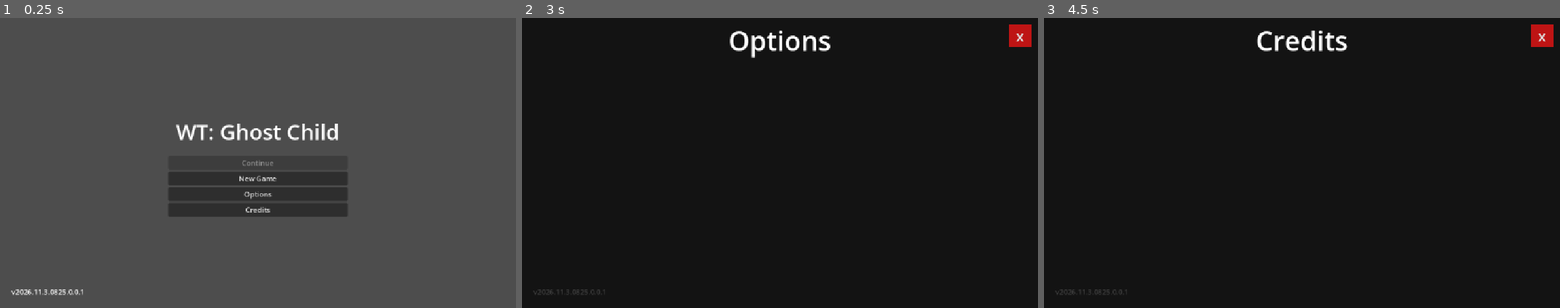
Above: before the commit, frames 1-3 (left to right).
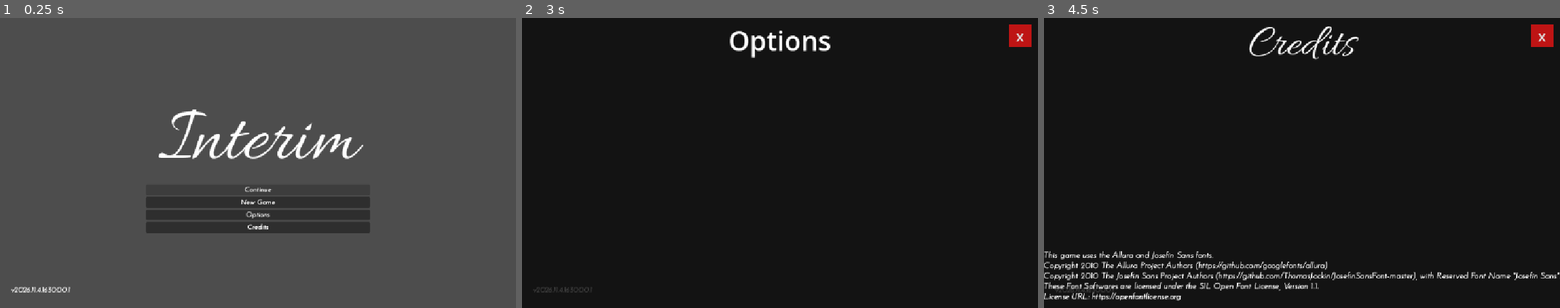
Above: after the commit, the same moments.

Repository: CyberSugarStudios/GitHub-Game-Off-2026
Game: Godot game, scene res://scenes/ui/title_screen.tscn
The game is run twice, just before and just after one commit, with the same random seed, the same clock (stepped at 60 frames per second) and the same inputs. This scene is started directly instead of the project's main scene.
Inputs:
- Up to frame 1 (0.25 s): no input
- Up to frame 2 (3 s): click "New Game" at 0.5 s; click "New Game" at 1.25 s; click "New Game" at 2 s; click "Options" at 2.75 s
- Up to frame 3 (4.5 s): click "x" at 3.5 s; click "Credits" at 4.25 s

The runs differ from the first frame. In frame 1, 7.1% of the frame differs, in the area x 2-72%, y 31-96%; in frame 2, less than 0.1%; in frame 3, 4.0%.

Commit message:
Import fonts

Diff:
--- a/ghgo2026/project.godot
+++ b/ghgo2026/project.godot
@@ -11,7 +11,7 @@
 [application]
 
 config/name="GHGO2026"
-config/version="2026.11.3.0825.0.0.1"
+config/version="2026.11.4.1630.0.0.1"
 run/main_scene="uid://mkfk5y7y41xb"
 config/features=PackedStringArray("4.7", "GL Compatibility")
 
--- a/ghgo2026/scenes/ui/title_screen.tscn
+++ b/ghgo2026/scenes/ui/title_screen.tscn
@@ -1,14 +1,23 @@
 [gd_scene format=3 uid="uid://t7qmmk1hf22j"]
 
 [ext_resource type="Script" uid="uid://cui1imxye4xc8" path="res://scripts/ui/title_screen.gd" id="1_eb34j"]
+[ext_resource type="FontFile" uid="uid://ck20mjju8iqx7" path="res://assets/fonts/Allura-Regular.ttf" id="2_w8uqo"]
+[ext_resource type="FontFile" uid="uid://u8yid5ttfx8s" path="res://assets/fonts/JosefinSans-Italic-VariableFont_wght.ttf" id="3_a4ium"]
 
 [sub_resource type="StyleBoxFlat" id="StyleBoxFlat_53m36"]
 bg_color = Color(0.74509805, 0.078431375, 0.078431375, 1)
 
-[node name="TitleScreen" type="CanvasLayer" unique_id=1005364504]
+[node name="TitleScreen" type="Control" unique_id=677689258]
+layout_mode = 3
+anchors_preset = 15
+anchor_right = 1.0
+anchor_bottom = 1.0
+grow_horizontal = 2
+grow_vertical = 2
 script = ExtResource("1_eb34j")
 
 [node name="VersionNumberLabel" type="Label" parent="." unique_id=1088067038]
+layout_mode = 1
 anchors_preset = 2
 anchor_top = 1.0
 anchor_bottom = 1.0
@@ -17,9 +26,13 @@
 offset_right = 70.0
 offset_bottom = -25.0
 grow_vertical = 0
+theme_override_colors/font_outline_color = Color(1, 1, 1, 1)
+theme_override_constants/outline_size = 2
+theme_override_fonts/font = ExtResource("3_a4ium")
 text = "v0.0.1"
 
 [node name="GameTitleAndButtons" type="VBoxContainer" parent="." unique_id=1383451429]
+layout_mode = 1
 anchors_preset = 8
 anchor_left = 0.5
 anchor_top = 0.5
@@ -33,10 +46,11 @@
 grow_vertical = 2
 
 [node name="GameTitle(WorkingTitle)" type="RichTextLabel" parent="GameTitleAndButtons" unique_id=401937619]
-custom_minimum_size = Vector2(400, 100)
-layout_mode = 2
-theme_override_font_sizes/normal_font_size = 48
-text = "WT: Ghost Child"
+custom_minimum_size = Vector2(500, 200)
+layout_mode = 2
+theme_override_fonts/normal_font = ExtResource("2_w8uqo")
+theme_override_font_sizes/normal_font_size = 178
+text = "Interim"
 scroll_active = false
 horizontal_alignment = 1
 vertical_alignment = 1
@@ -46,24 +60,39 @@
 
 [node name="ContinueGameButton" type="Button" parent="GameTitleAndButtons/TitleButtons" unique_id=1996352329]
 layout_mode = 2
+theme_override_colors/font_outline_color = Color(1, 1, 1, 1)
+theme_override_constants/outline_size = 2
+theme_override_fonts/font = ExtResource("3_a4ium")
 disabled = true
 text = "Continue"
 
 [node name="NewGameButton" type="Button" parent="GameTitleAndButtons/TitleButtons" unique_id=534820059]
 layout_mode = 2
+theme_override_colors/font_outline_color = Color(1, 1, 1, 1)
+theme_override_constants/outline_size = 2
+theme_override_fonts/font = ExtResource("3_a4ium")
 text = "New Game"
 
 [node name="OptionsButton" type="Button" parent="GameTitleAndButtons/TitleButtons" unique_id=9048306]
 layout_mode = 2
+theme_override_colors/font_outline_color = Color(1, 1, 1, 1)
+theme_override_constants/outline_size = 2
+theme_override_fonts/font = ExtResource("3_a4ium")
 text = "Options"
 
 [node name="CreditsButton" type="Button" parent="GameTitleAndButtons/TitleButtons" unique_id=1401560807]
 layout_mode = 2
+theme_override_colors/font_outline_color = Color(1, 1, 1, 1)
+theme_override_constants/outline_size = 2
+theme_override_fonts/font = ExtResource("3_a4ium")
 text = "Credits
 "
 
 [node name="QuitButton" type="Button" parent="GameTitleAndButtons/TitleButtons" unique_id=49289049]
 layout_mode = 2
+theme_override_colors/font_outline_color = Color(1, 1, 1, 1)
+theme_override_constants/outline_size = 2
+theme_override_fonts/font = ExtResource("3_a4ium")
 text = "Quit"
 
 [node name="OptionsMenu" type="CanvasLayer" parent="." unique_id=833037058]
@@ -126,28 +155,52 @@
 
 [node name="CreditsLabel" type="RichTextLabel" parent="CreditsMenu" unique_id=1565112286]
 custom_minimum_size = Vector2(0, 100)
-anchors_preset = 10
-anchor_right = 1.0
-grow_horizontal = 2
-theme_override_font_sizes/normal_font_size = 60
+anchors_preset = -1
+anchor_right = 1.0
+anchor_bottom = 0.15400001
+offset_bottom = -99.79201
+grow_horizontal = 2
+theme_override_fonts/normal_font = ExtResource("2_w8uqo")
+theme_override_font_sizes/normal_font_size = 100
 text = "Credits"
+scroll_active = false
 horizontal_alignment = 1
 vertical_alignment = 1
 
 [node name="CloseCreditsButton" type="Button" parent="CreditsMenu" unique_id=1487107922]
 custom_minimum_size = Vector2(50, 50)
-anchors_preset = 1
-anchor_left = 1.0
-anchor_right = 1.0
-offset_left = -65.0
-offset_top = 15.0
-offset_right = -15.0
-offset_bottom = 65.0
+anchors_preset = -1
+anchor_left = 0.94400007
+anchor_top = 0.023000002
+anchor_right = 0.98700005
+anchor_bottom = 0.1
+offset_left = -0.4880371
+offset_top = 0.095998764
+offset_right = -0.024047852
+offset_bottom = 0.19999695
 grow_horizontal = 0
 theme_override_font_sizes/font_size = 32
 theme_override_styles/normal = SubResource("StyleBoxFlat_53m36")
 text = "x"
 icon_alignment = 1
+
+[node name="Label" type="Label" parent="CreditsMenu" unique_id=377700736]
+anchors_preset = -1
+anchor_top = 0.804
+anchor_right = 1.0
+anchor_bottom = 1.0
+offset_top = 0.0079956055
+grow_horizontal = 2
+grow_vertical = 0
+theme_override_colors/font_outline_color = Color(1, 1, 1, 1)
+theme_override_constants/outline_size = 2
+theme_override_fonts/font = ExtResource("3_a4ium")
+theme_override_font_sizes/font_size = 19
+text = "This game uses the Allura and Josefin Sans fonts.
+Copyright 2010 The Allura Project Authors (https://github.com/googlefonts/allura)
+Copyright 2010 The Josefin Sans Project Authors (https://github.com/ThomasJockin/JosefinSansFont-master), with Reserved Font Name \"Josefin Sans\".
+These Font Softwares are licensed under the SIL Open Font License, Version 1.1.
+License URL: https://openfontlicense.org"
 
 [node name="ConfirmClosePopUp" type="CanvasLayer" parent="." unique_id=1987680131]
 visible = false
--- a/ghgo2026/scripts/ui/title_screen.gd
+++ b/ghgo2026/scripts/ui/title_screen.gd
@@ -1,4 +1,4 @@
-extends CanvasLayer
+extends Control
 
 #region - VARS
 @onready var version_number_label = $VersionNumberLabel
Binary file added: ghgo2026/assets/fonts/Allura-Regular.ttf
Not shown, added: ghgo2026/assets/fonts/Allura-Regular.ttf.import
Binary file added: ghgo2026/assets/fonts/JosefinSans-Italic-VariableFont_wght.ttf
Not shown, added: ghgo2026/assets/fonts/JosefinSans-Italic-VariableFont_wght.ttf.import
Binary file added: ghgo2026/assets/fonts/JosefinSans-VariableFont_wght.ttf
Not shown, added: ghgo2026/assets/fonts/JosefinSans-VariableFont_wght.ttf.import
